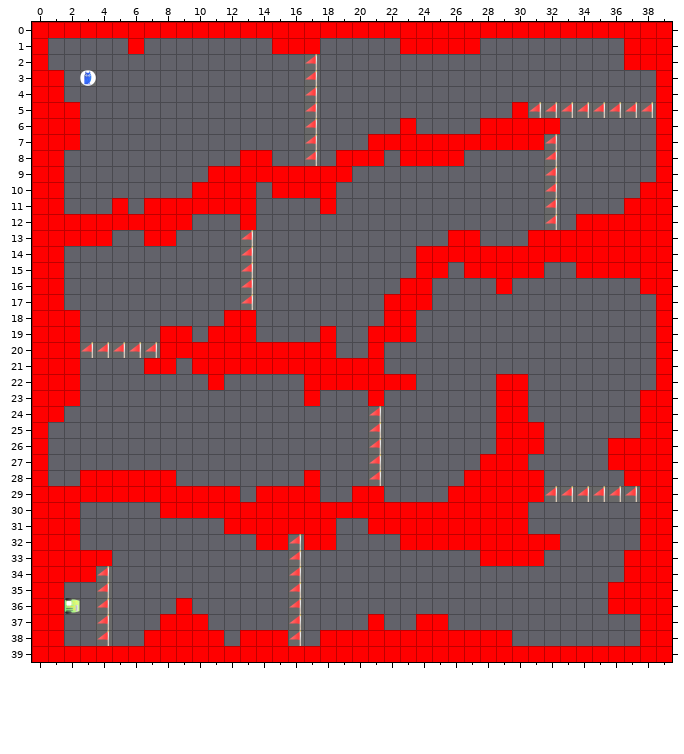
A Tiled map (JSON) gets an edit: src/map/level_5.tmj. Above, as it was before the edit.
Cells are 64x64 px. Shown: x 0..39, y 0..39.
After the commit:
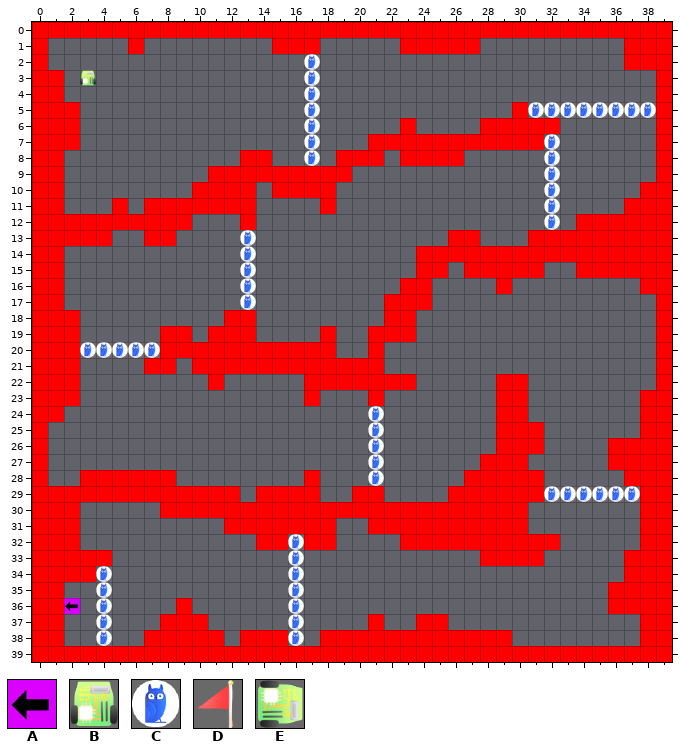
Key: from "tile": A 4, B 5, C 6, D 7, E 10.
_ is an empty cell.
The edit:
Layer "Tile Layer 1":
y 2: x 17 D -> C
y 3: x 3 C -> B; x 17 D -> C
y 4: x 17 D -> C
y 5: x 17 D -> C; x 31..38 DDDDDDDD -> CCCCCCCC
y 6: x 17 D -> C
y 7..8: x 17 D -> C; x 32 D -> C
y 9..12: x 32 D -> C
y 13..17: x 13 D -> C
y 20: x 3..7 DDDDD -> CCCCC
y 24..28: x 21 D -> C
y 29: x 32..37 DDDDDD -> CCCCCC
y 32..33: x 16 D -> C
y 34..35: x 4 D -> C; x 16 D -> C
y 36: x 2 E -> A; x 4 D -> C; x 16 D -> C
y 37..38: x 4 D -> C; x 16 D -> C
